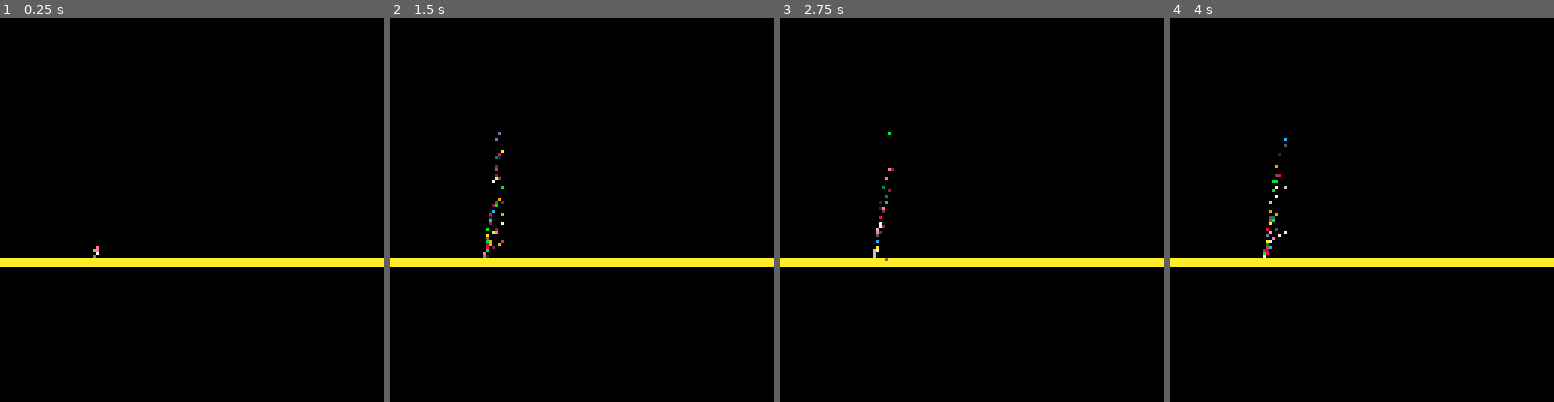
Above: before the commit, frames 1-4 (left to right).
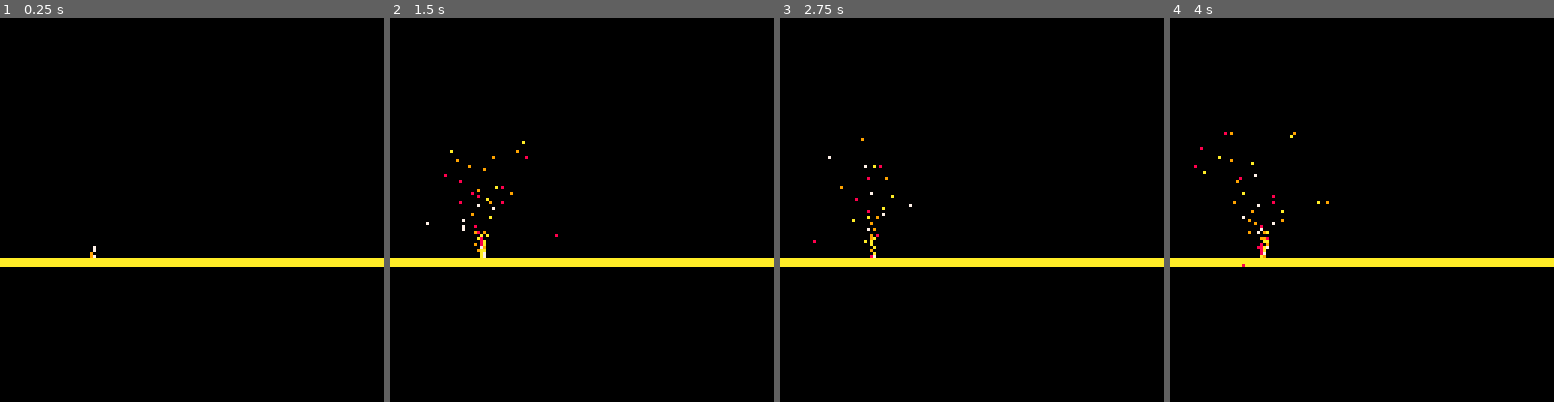
Above: after the commit, the same moments.

Repository: pirxthepilot/pico8-carts
Game: PICO-8 cartridge carts/tests/projectile_test.p8
The game is run twice, just before and just after one commit, with the same random seed, the same clock (stepped at 60 frames per second) and the same inputs.
Inputs:
- Up to frame 1 (0.25 s): no input
- Up to frame 2 (1.5 s): no input
- Up to frame 3 (2.75 s): no input
- Up to frame 4 (4 s): no input

The runs differ from the first frame. In frame 1, less than 0.1% of the frame differs, in the area x 23-26%, y 59-63%; in frame 2, 0.5%, in the area x 9-44%, y 29-63%; in frame 3, 0.3%; in frame 4, 0.5%.

Commit message:
lava physics better; veins wip

Diff:
--- a/carts/tests/projectile_test.p8
+++ b/carts/tests/projectile_test.p8
@@ -5,20 +5,16 @@
 	grav=0.1
 	oy=80
 	parts={}
-	for i=0,15 do
-		local r_maxdy=rnd(2)
-		local r_maxage=rndrange(r_maxdy*20,r_maxdy*50)
-		local r_angle=rndangle(135,90)
-		make_part(31,oy,0,0,r_maxdy,r_maxage,r_angle,i)
-	end
+	veins={}
+	lava_cols={7,8,9,10}
 end
 
 function _update()
 	for i=0,1 do
 		local r_maxdy=rnd(2)
 		local r_maxage=rndrange(r_maxdy*20,r_maxdy*40)
-		local r_angle=rndangle(135,90)
-		local r_color=rnd(15)
+		local r_angle=rndangle(285,255)
+		local r_color=lava_cols[flr(rnd(#lava_cols))+1]
 		make_part(31,oy,0,0,r_maxdy,r_maxage,r_angle,r_color)
 	end
 	for i in all(parts) do
@@ -34,7 +30,7 @@
 	end
 end
 -->8
--- particles
+-- lava particles
 function make_part(_x,_y,_dx,_dy,_maxdy,_maxage,_a_rot,_col)
 	add(parts, {
 		x=_x,
@@ -65,7 +61,8 @@
 		p.dy+=grav
 	end
 	p.y+=p.dy
-	p.x+=grav*1.5*cos(a_rot)
+	p.dx+=grav*cos(p.a_rot)
+	p.x+=p.dx
 	p.age+=1
 end
 
@@ -73,6 +70,20 @@
 	//print('x:'..p.x..' y:'..p.y)
 	pset(p.x,p.y,p.col)
 end
+-->8
+-- lava veins
+function make_vein(_x,_y)
+	add(veins, {
+		x=_x,
+		y=_y,
+		len=rndrange(1,10),
+		maxdy=rnd(2),
+		maxage=rndrange(r_maxdy*20,r_maxdy*40),
+		angle=rndangle(285,255),
+		color=lava_cols[flr(rnd(#lava_cols))+1]
+	})
+end
+
 -->8
 -- helper functions
 
